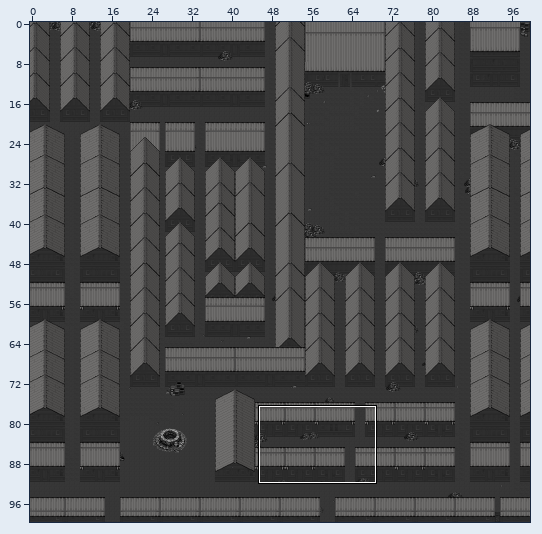
An edit to a level. Tiled map (JSON), assets/Tiles/beyond.tmj. The first picture is a wide view before the edit; the outline marks the close-up.
Close-up. Before the commit:
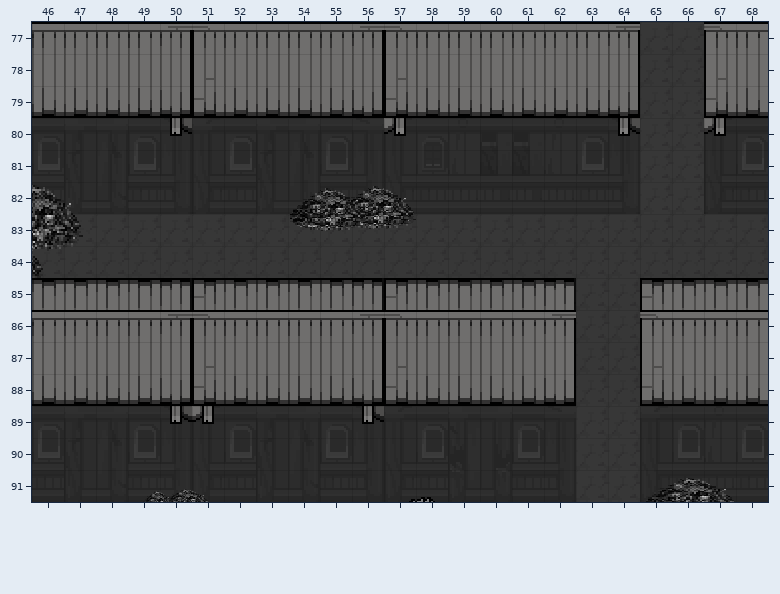
Cells are 16x16 px. Shown: x 46..68, y 77..91.
And afterwards:
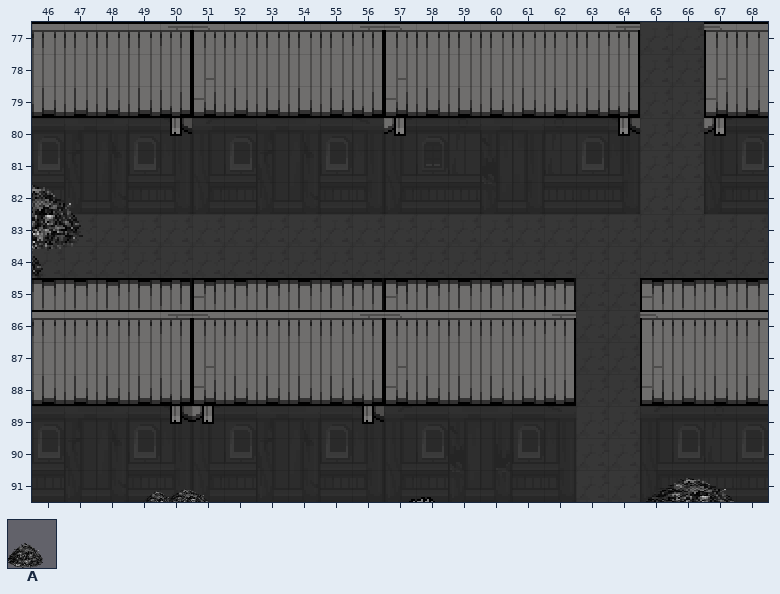
Key: from "กองขยะ": A 368.
Objects are placed by their top-left corner, in cells (3,4 is the top-left corner of cell 3,4); size is 1x1 cell unless given.
The exact change:
--- layer "ขยะ"
-A at 55.6,80.9 size 3.3x2.6
-A at 54.1,80.9 size 3.3x2.6
